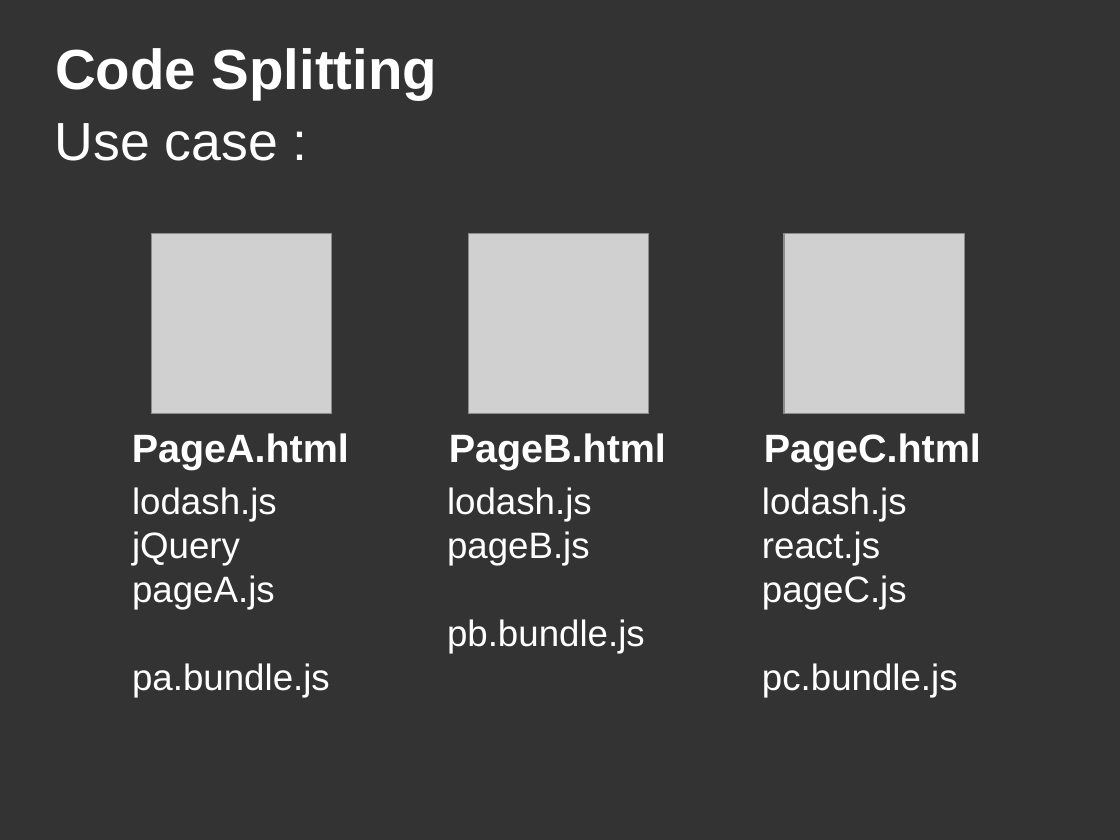
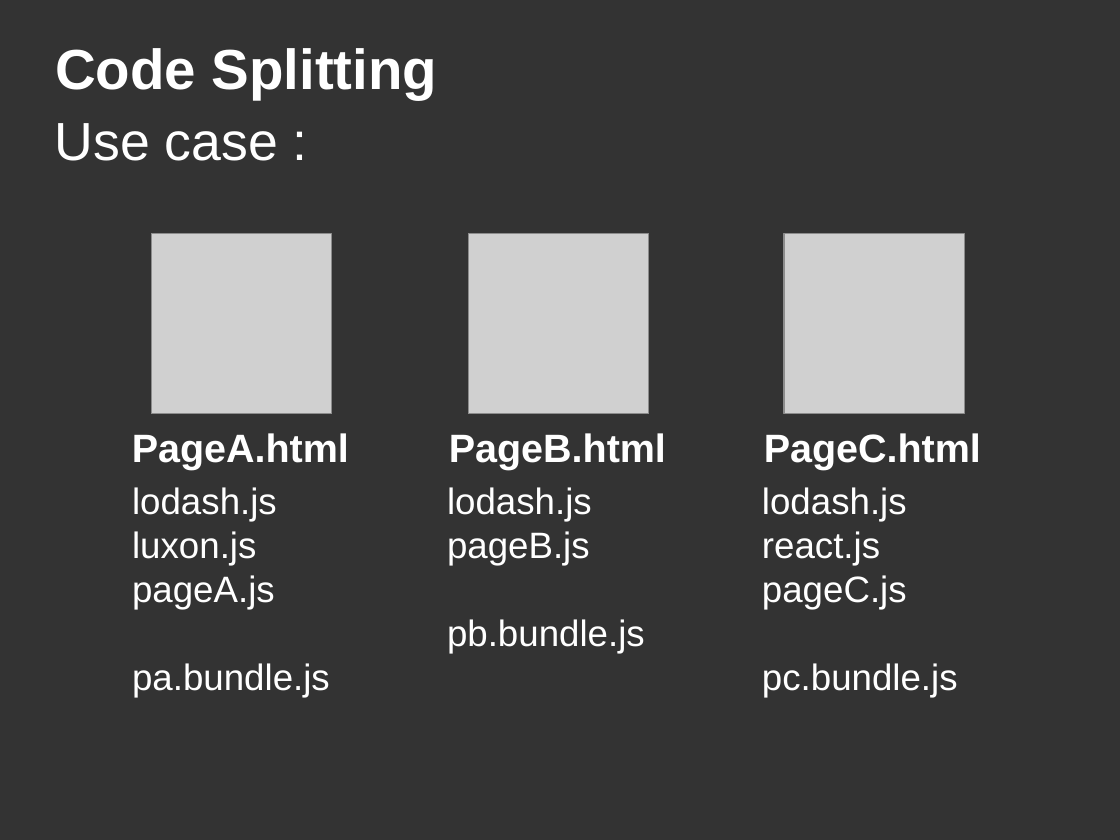
Before and after one commit to DanYellow/misc-tests, a slide deck: slide 47 of webpack-presentation-examples/webpack-presentation.odp. Drawn at 1120x840 pixels with LibreOffice and Linux fonts; fonts in the diff are those of the drawing; grey boxes stand for pictures. Boxes give left, top, right and bottom in pixels: in the first picture for what was removed or moved away, otherwise in the second. Text is boxed around its words. In the diff, an @@ line names an element or a change of style, - is before the commit and + after.

```diff
--- a/webpack-presentation-examples/webpack-presentation.odp
+++ b/webpack-presentation-examples/webpack-presentation.odp
@@ title at [132,487,330,697]: text changed @@
-lodash.js
-jQuery
-pageA.js
-pa.bundle.js
+lodash.js
+luxon.js
+pageA.js
+pa.bundle.js
```
Also in this commit, not shown: 6 other slides changed, 2 other files.
